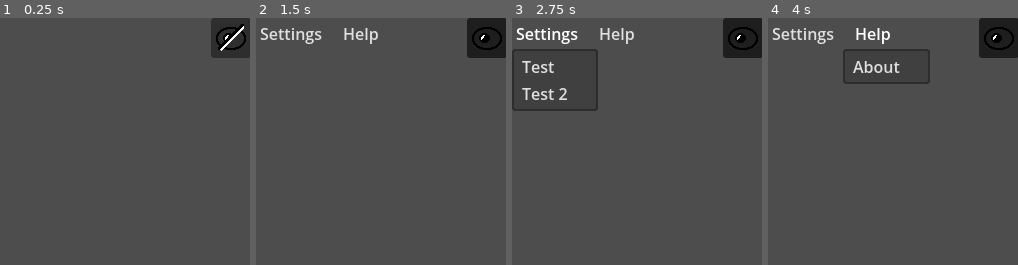
Above: before the commit, frames 1-4 (left to right).
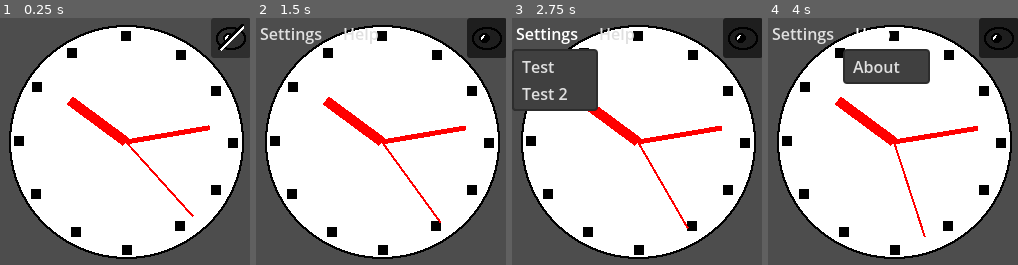
Above: after the commit, the same moments.

Repository: maxzuraw/clocks
Game: Godot game, scene res://sceny/start_page.tscn
Same seed, same stepped clock (60 frames per second), same inputs: the game is played once before the commit and once after it.
Inputs (mouse positions are in pixels of both pictures, inside the frame that each line leads up to):
- Up to frame 1 (0.25 s): no input
- Up to frame 2 (1.5 s): tap Enter at 0.5 s; click (486, 37) at 1.25 s
- Up to frame 3 (2.75 s): click "Settings" at 2 s
- Up to frame 4 (4 s): click "Help" at 2.75 s; tap Space at 3.5 s

The runs differ from the first frame. In frame 1, 70% of the frame differs, in the area x 3-98%, y 2-98%; in frame 2, 70%; in frame 3, 64%; in frame 4, 65%.

Commit message:
Dodanie tarczy,sekundnika,minutnika i godziny. Na razie bez ustawiania interesującego nas czasu lokalnego dla różnych stref

Diff:
--- /dev/null
+++ b/sceny/default_clock.tscn
@@ -0,0 +1,24 @@
+[gd_scene format=3 uid="uid://cpx08jw5i8bf7"]
+
+[ext_resource type="Texture2D" uid="uid://bkh2c57vt0es4" path="res://icons/menu/tarcza_zegara.png" id="1_q7at5"]
+[ext_resource type="Script" uid="uid://be00uljoykhga" path="res://sceny/second_pivot.gd" id="2_hi0kr"]
+[ext_resource type="Script" uid="uid://bhmd2if815ceb" path="res://sceny/minute_hand.gd" id="3_lp8pi"]
+[ext_resource type="Script" uid="uid://biw5qhoobmk5a" path="res://sceny/hour_hand.gd" id="4_2c2sg"]
+
+[node name="DefaultClock" type="Node2D" unique_id=390263747]
+
+[node name="Tarcza" type="Sprite2D" parent="." unique_id=1962189353]
+position = Vector2(125, 125)
+texture = ExtResource("1_q7at5")
+
+[node name="SecondHand" type="Node2D" parent="." unique_id=1058888466]
+position = Vector2(126, 124)
+script = ExtResource("2_hi0kr")
+
+[node name="MinuteHand" type="Node2D" parent="." unique_id=251696941]
+position = Vector2(126, 124)
+script = ExtResource("3_lp8pi")
+
+[node name="HourHand" type="Node2D" parent="." unique_id=778863830]
+position = Vector2(126, 124)
+script = ExtResource("4_2c2sg")
--- /dev/null
+++ b/sceny/hour_hand.gd
@@ -0,0 +1,21 @@
+extends Node2D
+
+var hand_length := 70.0
+
+# Called when the node enters the scene tree for the first time.
+func _ready() -> void:
+	pass # Replace with function body.
+
+
+# Called every frame. 'delta' is the elapsed time since the previous frame.
+func _process(delta: float) -> void:
+	var time = Time.get_time_dict_from_system()
+	var hour: int = time.hour
+	var minute: int = time.minute
+	var second: int = time.second
+	rotation_degrees = (hour % 12) * 30.0 + minute * 0.5
+	queue_redraw()
+
+
+func _draw() -> void:
+	draw_line(Vector2.ZERO, Vector2(0, -hand_length), Color.RED, 10.0)
--- /dev/null
+++ b/sceny/minute_hand.gd
@@ -0,0 +1,18 @@
+extends Node2D
+
+var hand_length := 85.0
+
+# Called when the node enters the scene tree for the first time.
+func _ready() -> void:
+	pass # Replace with function body.
+
+
+# Called every frame. 'delta' is the elapsed time since the previous frame.
+func _process(delta: float) -> void:
+	var minute = Time.get_time_dict_from_system().minute
+	var second = Time.get_time_dict_from_system().second
+	rotation_degrees = minute * 6.0 + second*0.1
+	queue_redraw()
+
+func _draw() -> void:
+	draw_line(Vector2.ZERO, Vector2(0, -hand_length), Color.RED, 5.0)
--- /dev/null
+++ b/sceny/second_pivot.gd
@@ -0,0 +1,16 @@
+extends Node2D
+
+var hand_length := 100.0
+
+# Called when the node enters the scene tree for the first time.
+func _ready() -> void:
+	pass # Replace with function body.
+
+# Called every frame. 'delta' is the elapsed time since the previous frame.
+func _process(delta: float) -> void:
+	var sec = Time.get_time_dict_from_system().second
+	rotation_degrees = sec * 6.0
+	queue_redraw()
+
+func _draw() -> void:
+	draw_line(Vector2.ZERO, Vector2(0, -hand_length), Color.RED, 2.0)
--- a/sceny/start_page.tscn
+++ b/sceny/start_page.tscn
@@ -2,10 +2,14 @@
 
 [ext_resource type="Script" uid="uid://yuaow0ubryjf" path="res://menu/menu_bar.gd" id="1_1wwd3"]
 [ext_resource type="PackedScene" uid="uid://dhgjpmy4cy2yp" path="res://menu/show_hide_menu_button.tscn" id="2_xb4vu"]
+[ext_resource type="PackedScene" uid="uid://cpx08jw5i8bf7" path="res://sceny/default_clock.tscn" id="3_xb4vu"]
 
-[node name="Node2D" type="Node2D" unique_id=828434851]
+[node name="ClocksMainPage" type="Node2D" unique_id=828434851]
+
+[node name="DefaultClock" parent="." unique_id=390263747 instance=ExtResource("3_xb4vu")]
 
 [node name="MenuBar" type="MenuBar" parent="." unique_id=887478961]
+visible = false
 offset_right = 174.0
 offset_bottom = 40.0
 script = ExtResource("1_1wwd3")
Not shown, added: export_presets.cfg
Binary file added: icons/menu/tarcza_zegara.aseprite
Binary file added: icons/menu/tarcza_zegara.png
Not shown, added: icons/menu/tarcza_zegara.png.import
Not shown, added: sceny/hour_hand.gd.uid
Not shown, added: sceny/minute_hand.gd.uid
Not shown, added: sceny/second_pivot.gd.uid
